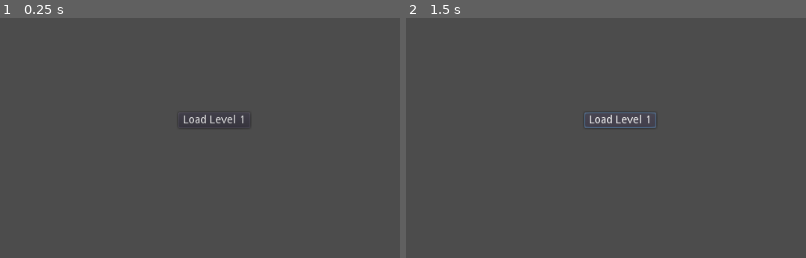
Above: before the commit, frames 1-2 (left to right).
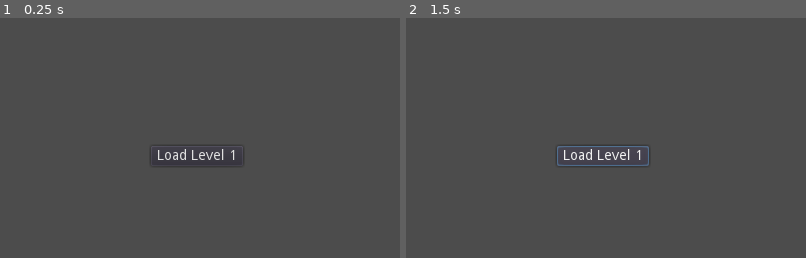
Above: after the commit, the same moments.

Repository: domlawlor/WGJ-267
Game: Godot game, scene res://Main.tscn
Two runs of this game, one before a commit and one after it. Both use one fixed random seed, a clock stepped at 60 frames per second and the inputs below.
Inputs:
- Up to frame 1 (0.25 s): no input
- Up to frame 2 (1.5 s): click "Load Level 1" at 0.5 s
The pictures show only the part of the screen within x 19-69%, y 19-69%; the shares and areas given below are measured in that part.
The window is 800x468 before the commit and 640x480 after it. Grey fills any space a smaller window leaves; there, only what the larger window draws over its background counts as a difference.

The runs differ from the first frame. In frame 1, 0.5% of the frame differs, in the area x 39-61%, y 40-60%; in frame 2, 1.0%, in the area x 37-63%, y 39-62%.

Commit message:
vbov container for level buttons / 640x480 res

Diff:
--- a/Main.tscn
+++ b/Main.tscn
@@ -6,20 +6,25 @@
 script = ExtResource( 1 )
 
 [node name="Menu" type="Control" parent="."]
-margin_right = 40.0
-margin_bottom = 40.0
+margin_right = 640.0
+margin_bottom = 480.0
 
-[node name="LoadLevel1" type="Button" parent="Menu"]
+[node name="VBoxContainer" type="VBoxContainer" parent="Menu"]
 anchor_left = 0.5
 anchor_top = 0.5
 anchor_right = 0.5
 anchor_bottom = 0.5
-margin_left = 399.0
-margin_top = 219.0
-margin_right = 491.0
-margin_bottom = 239.0
+margin_left = -20.0
+margin_top = -20.0
+margin_right = 20.0
+margin_bottom = 20.0
+custom_constants/separation = 15
+
+[node name="LoadLevel1" type="Button" parent="Menu/VBoxContainer"]
+margin_right = 92.0
+margin_bottom = 20.0
 text = "Load Level 1"
 
 [node name="Main2D" type="Node2D" parent="."]
 
-[connection signal="pressed" from="Menu/LoadLevel1" to="." method="_on_LoadLevel1_pressed"]
+[connection signal="pressed" from="Menu/VBoxContainer/LoadLevel1" to="." method="_on_LoadLevel1_pressed"]
--- a/project.godot
+++ b/project.godot
@@ -19,6 +19,11 @@
 Global="*res://Global.gd"
 Events="*res://Events.gd"
 
+[display]
+
+window/size/width=640
+window/size/height=480
+
 [gui]
 
 common/drop_mouse_on_gui_input_disabled=true
